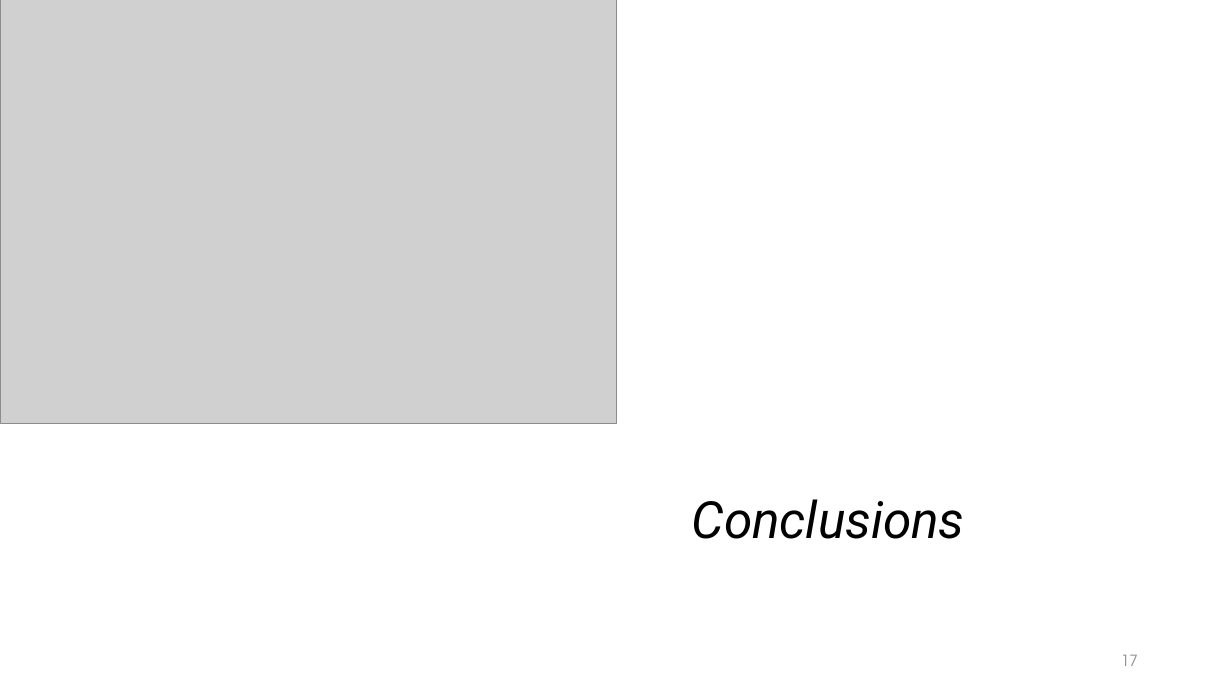
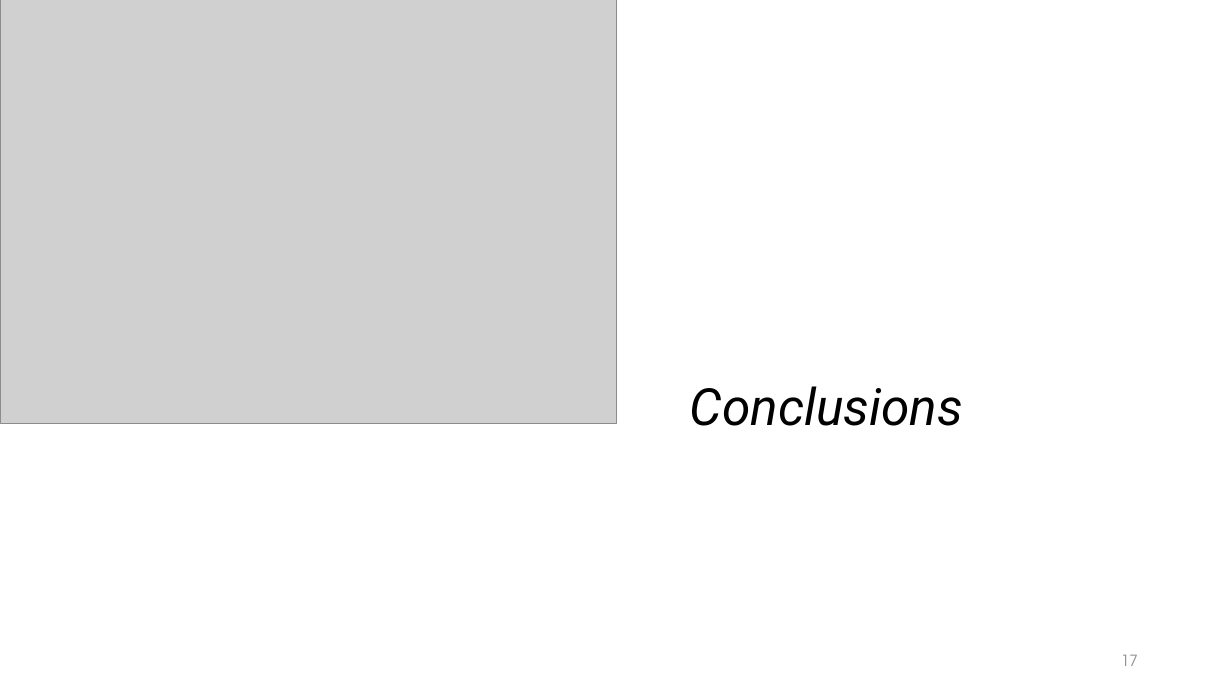
Before and after one commit to Kevinle76/NetFlix, a slide deck: slide 17 of Project_1.pptx. Drawn at 1232x693 pixels with LibreOffice and Linux fonts; fonts in the diff are those of the drawing; grey boxes stand for pictures. Boxes give left, top, right and bottom in pixels: in the first picture for what was removed or moved away, otherwise in the second. Text is boxed around its words. In the diff, an @@ line names an element or a change of style, - is before the commit and + after.

```diff
--- a/Project_1.pptx
+++ b/Project_1.pptx
@@ title "Conclusions": place and size @@
-title "Conclusions" at <box>692,499,965,539</box>
+title "Conclusions" at <box>690,386,963,426</box>
```
Also in this commit, not shown: 1 other slide changed, 2 slides added, 1 slide removed.
